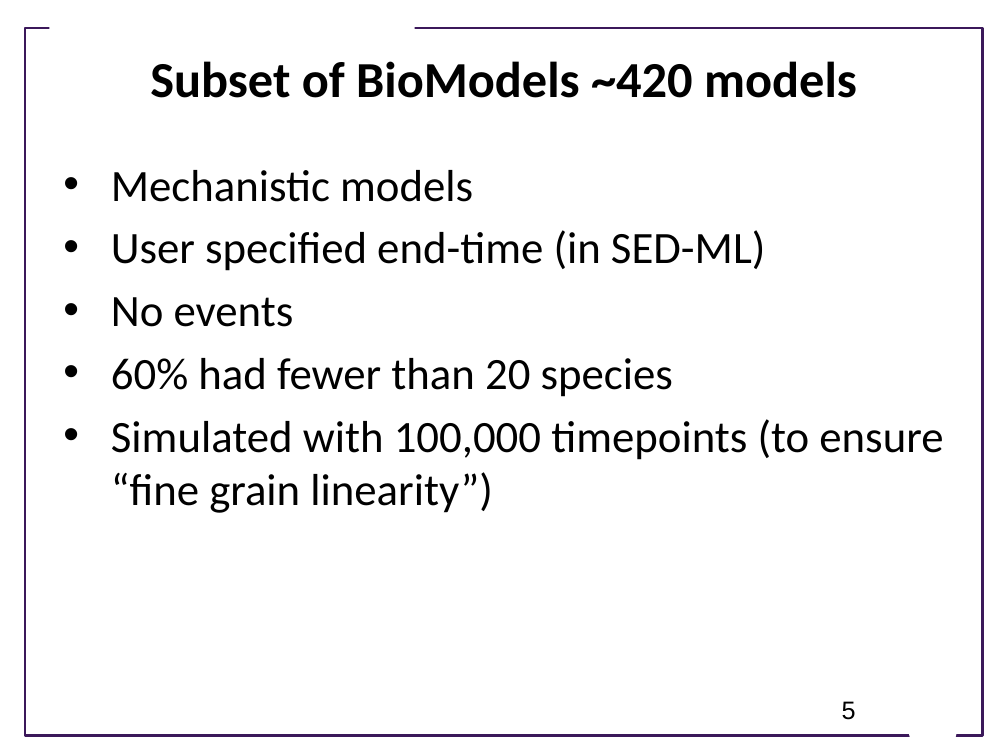
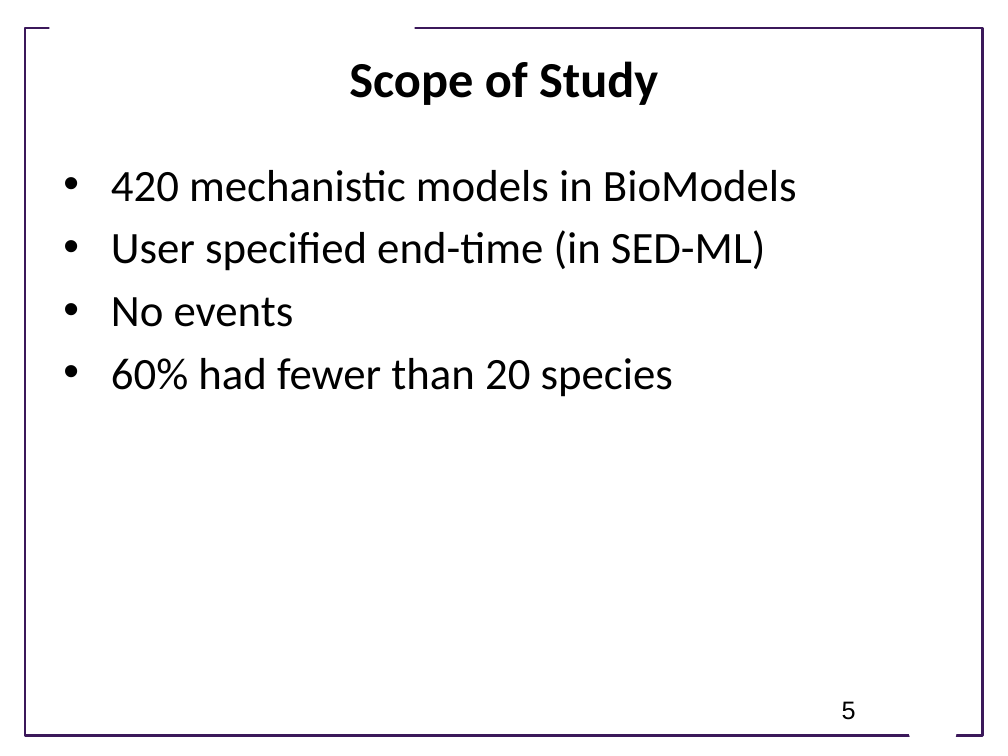
Before and after one commit to joseph-hellerstein/biomodels_linearity, a slide deck: slide 5 of docs/How Nonlinear is BioModels.pptx. Drawn at 1008x756 pixels with LibreOffice and Linux fonts; fonts in the diff are those of the drawing; background and template pictures are left out. Boxes give left, top, right and bottom in pixels: in the first picture for what was removed or moved away, otherwise in the second. Text is boxed around its words. In the diff, an @@ line names an element or a change of style, - is before the commit and + after.

```diff
--- a/docs/How Nonlinear is BioModels.pptx
+++ b/docs/How Nonlinear is BioModels.pptx
@@ title at [349,61,658,105]: text changed @@
-Subset of BioModels ~420 models
+Scope of Study
@@ text at [111,170,797,202]: text changed @@
-• Mechanistic models
+• 420 mechanistic models in BioModels
@@ text at [111,419,943,513]: paragraph removed @@
-• Simulated with 100,000 timepoints (to ensure “fine grain linearity”)
```
Also in this commit, not shown: 12 other slides changed, 6 slides added, 1 slide removed, 3 other files.
